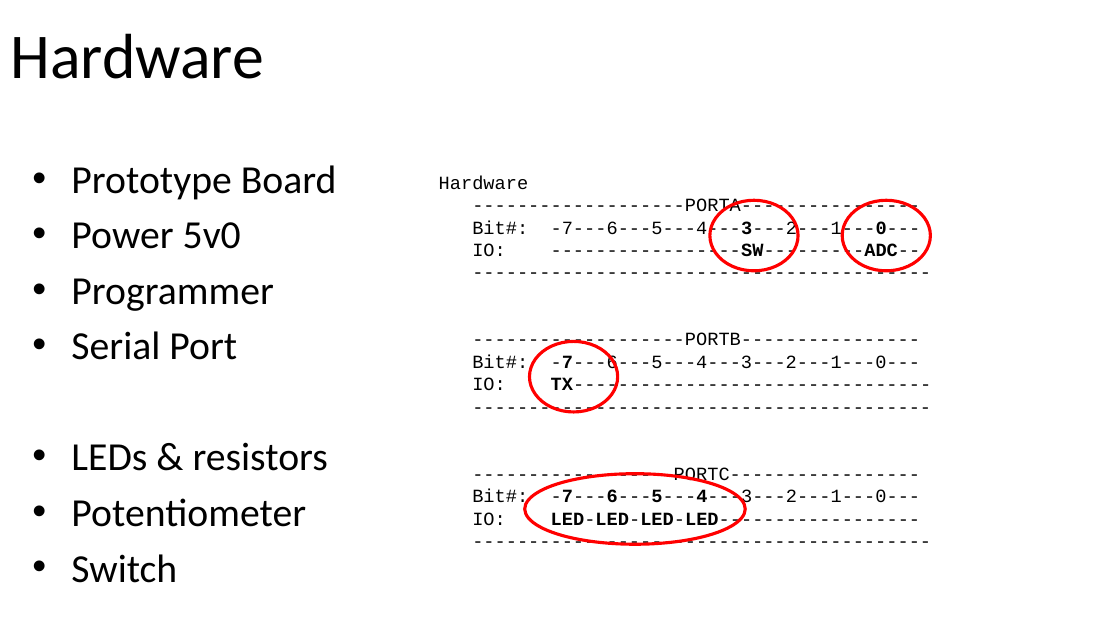
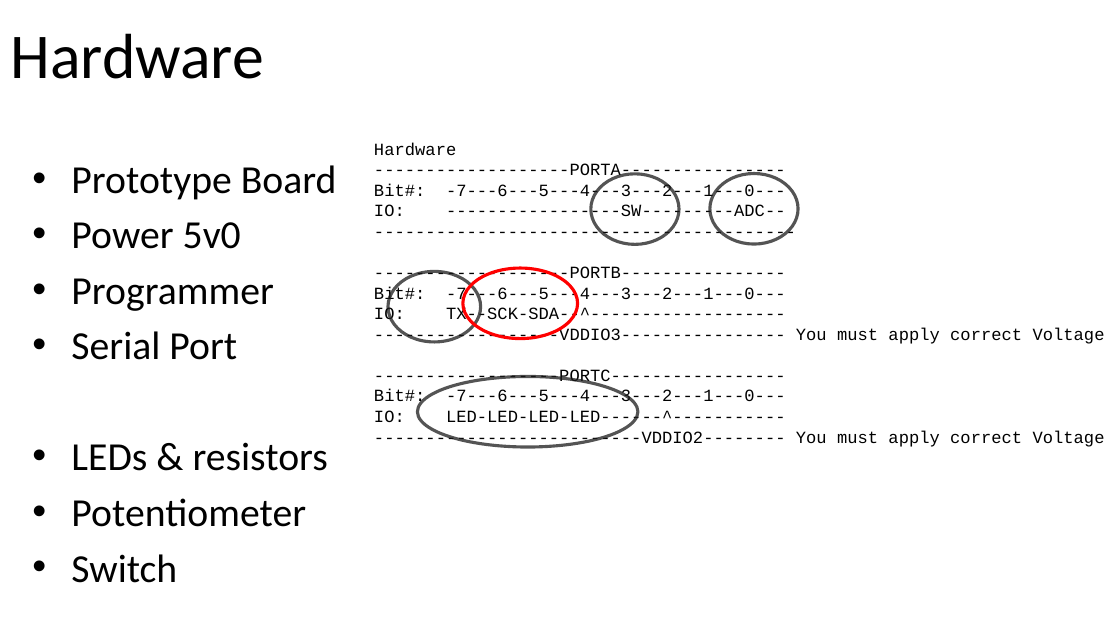
Before and after one commit to GreatCowBASIC/Demonstration_Sources, a slide deck: slide 7 of Vendor_Boards/Great_Cow_Basic_Demo_Board/18Fx6q20_ChipRange_Demonstrations/tutorials/GCBASIC_Part11.pptx (slide 5 before the commit). Drawn at 1120x630 pixels with LibreOffice and Linux fonts; fonts in the diff are those of the drawing. Boxes give left, top, right and bottom in pixels: in the first picture for what was removed or moved away, otherwise in the second. Text is boxed around its words. In the diff, an @@ line names an element or a change of style, - is before the commit and + after.

```diff
--- a/Vendor_Boards/Great_Cow_Basic_Demo_Board/18Fx6q20_ChipRange_Demonstrations/tutorials/GCBASIC_Part11.pptx
+++ b/Vendor_Boards/Great_Cow_Basic_Demo_Board/18Fx6q20_ChipRange_Demonstrations/tutorials/GCBASIC_Part11.pptx
@@ text "Hardware" moved from (x1=439, y1=176, x2=932, y2=531) to (x1=374, y1=142, x2=1105, y2=448) @@
@@ text at (x1=374, y1=142, x2=456, y2=156): size 12 to 11 pt in "Hardware" @@
@@ text at (x1=374, y1=163, x2=1105, y2=448): text changed; size 12 to 11 pt @@
--------------------PORTA----------------
-Bit#: -7---6---5---4---3---2---1---0---
-IO: -----------------SW---------ADC--
------------------------------------------
--------------------PORTB----------------
-Bit#: -7---6---5---4---3---2---1---0---
-IO: TX--------------------------------
------------------------------------------
-------------------PORTC-----------------
-Bit#: -7---6---5---4---3---2---1---0---
-IO: LED-LED-LED-LED------------------
------------------------------------------
+-------------------PORTA----------------
+Bit#: -7---6---5---4---3---2---1---0---
+IO: -----------------SW---------ADC--
+-----------------------------------------
+-------------------PORTB----------------
+Bit#: -7---6---5---4---3---2---1---0---
+IO: TX--SCK-SDA--^-------------------
+------------------VDDIO3---------------- You must apply correct Voltage
+------------------PORTC-----------------
+Bit#: -7---6---5---4---3---2---1---0---
+IO: LED-LED-LED-LED------^-----------
+--------------------------VDDIO2-------- You must apply correct Voltage
@@ ellipse moved from (x1=710, y1=200, x2=799, y2=271) to (x1=591, y1=174, x2=680, y2=244) @@
@@ ellipse moved from (x1=842, y1=200, x2=931, y2=271) to (x1=710, y1=174, x2=799, y2=244) @@
@@ ellipse resized from (x1=530, y1=342, x2=618, y2=412) to (x1=463, y1=268, x2=577, y2=338) @@
@@ ellipse added at (x1=388, y1=271, x2=480, y2=342), outline #1C1C1C 2 pt @@
@@ outline #FF0000 2 pt to #1C1C1C 2 pt in 3 elements at (x1=591, y1=174, x2=680, y2=244), (x1=710, y1=174, x2=799, y2=244), (x1=418, y1=376, x2=638, y2=447) @@
@@ ellipse moved from (x1=525, y1=474, x2=746, y2=544) to (x1=418, y1=376, x2=638, y2=447) @@
```
Also in this commit, not shown: 4 other slides changed, 1 slide added, 31 other files.
